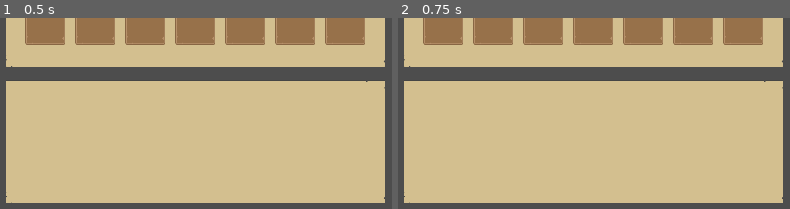
Above: before the commit, frames 1-2 (left to right).
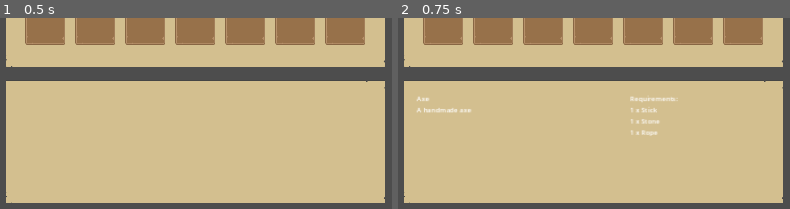
Above: after the commit, the same moments.

Repository: jrenato/survival_game
Game: Godot game, scene res://UI/Bulletins/PlayerMenus/crafting_menu.tscn
Same seed, same stepped clock (60 frames per second), same inputs: the game is played once before the commit and once after it. This scene is started directly instead of the project's main scene.
Inputs (mouse positions are % of the whole screen's width and height, from its top left):
- Up to frame 1 (0.5 s): no input
- Up to frame 2 (0.75 s): click (70, 60) at 0.52 s
The pictures show only the part of the screen within x 0-50%, y 50-100%; the shares and areas given below are measured in that part.

Frame 1 is identical in both runs. In frame 2, 0.7% of the frame differs, in the area x 4-72%, y 40-62%.

Commit message:
Completed crafting

Diff:
--- a/Game/Managers/inventory_manager.gd
+++ b/Game/Managers/inventory_manager.gd
@@ -10,6 +10,7 @@
 	EventSystem.tried_to_pick_item.connect(_on_tried_to_pick_item)
 	EventSystem.inventory_update_requested.connect(_on_inventory_update_requested)
 	EventSystem.switched_two_items.connect(_on_switched_two_items)
+	EventSystem.crafted_item.connect(_on_crafted_item)
 
 
 func _ready() -> void:
@@ -18,6 +19,21 @@
 
 func add_item(item_key: ItemConfig.Keys) -> void:
 	inventory[inventory.find(null)] = item_key
+	update_inventory()
+
+
+func remove_item(item_key: ItemConfig.Keys) -> bool:
+	if not inventory.has(item_key):
+		return false
+
+	inventory[inventory.rfind(item_key)] = null
+
+	update_inventory()
+	return true
+
+
+func update_inventory() -> void:
+	EventSystem.inventory_updated.emit(inventory)
 
 
 func _on_tried_to_pick_item(item_key: ItemConfig.Keys, destroy_pickupable: Callable) -> void:
@@ -29,11 +45,29 @@
 
 
 func _on_inventory_update_requested() -> void:
-	EventSystem.inventory_updated.emit(inventory)
+	update_inventory()
 
 
-func _on_switched_two_items(index_1: int, index_2: int) -> void:
+func _on_switched_two_items(index_1: ItemConfig.Keys, index_2: ItemConfig.Keys) -> void:
 	var item_key_1: int = inventory[index_1]
 	inventory[index_1] = inventory[index_2]
 	inventory[index_2] = item_key_1
 	EventSystem.inventory_updated.emit(inventory)
+
+
+func _on_added_item(item_key: ItemConfig.Keys) -> void:
+	add_item(item_key)
+
+
+func _on_removed_item(item_key: ItemConfig.Keys) -> void:
+	remove_item(item_key)
+
+
+func _on_crafted_item(item_key: ItemConfig.Keys) -> void:
+	var item_blueprint: CraftingBlueprintResource = ItemConfig.get_crafting_blueprint_resource(item_key)
+
+	for cost in item_blueprint.costs:
+		for i in range(cost.amount):
+			remove_item(cost.item_key)
+
+	add_item(item_key)
--- a/Game/event_system.gd
+++ b/Game/event_system.gd
@@ -13,7 +13,10 @@
 signal tried_to_pick_item
 signal inventory_update_requested
 signal inventory_updated(inventory: Array)
-signal switched_two_items(index_1: int, index_2: int)
+signal switched_two_items(index_1: ItemConfig.Keys, index_2: ItemConfig.Keys)
+signal crafted_item(item_key: ItemConfig.Keys)
+signal added_item(item_key: ItemConfig.Keys)
+signal removed_item(item_key: ItemConfig.Keys)
 
 ## Interaction
 signal tried_to_interact
--- a/Resources/CraftingBlueprintResources/crafting_blueprint_resource.gd
+++ b/Resources/CraftingBlueprintResources/crafting_blueprint_resource.gd
@@ -3,3 +3,5 @@
 
 @export var item_key: ItemConfig.Keys = ItemConfig.Keys.AXE
 @export var costs: Array[BlueprintCostData] = []
+@export var needs_multitool: bool = false
+@export var needs_tinderbox: bool = false
--- a/Stages/island.tscn
+++ b/Stages/island.tscn
@@ -65,5 +65,11 @@
 [node name="PickupableStick" parent="." instance=ExtResource("5_3oci4")]
 transform = Transform3D(1, 0, 0, 0, 1, 0, 0, 0, 1, -1.07275, 0, 1.46826)
 
+[node name="PickupableStick2" parent="." instance=ExtResource("5_3oci4")]
+transform = Transform3D(0.657967, 0, -0.753047, 0, 1, 0, 0.753047, 0, 0.657967, -0.0346967, 0, 1.46826)
+
 [node name="PickupablePlant" parent="." instance=ExtResource("6_ijtm2")]
 transform = Transform3D(1, 0, 0, 0, 1, 0, 0, 0, 1, -2, 0, 2)
+
+[node name="PickupablePlant2" parent="." instance=ExtResource("6_ijtm2")]
+transform = Transform3D(0.303551, 0, 0.952815, 0, 1, 0, -0.952815, 0, 0.303551, -3.59263, 0, 0.233616)
--- a/UI/Bulletins/PlayerMenus/crafting_menu.gd
+++ b/UI/Bulletins/PlayerMenus/crafting_menu.gd
@@ -6,9 +6,65 @@
 
 
 func _ready() -> void:
-	for craftable_item_key in ItemConfig.CRAFTABLE_ITEM_KEYS:
+	for item_key in ItemConfig.CRAFTABLE_ITEM_KEYS:
 		var crafting_button: CraftingButton = crafting_button_scene.instantiate()
 		crafting_button_container.add_child(crafting_button)
-		crafting_button.set_item_key(craftable_item_key)
+		crafting_button.set_item_key(item_key)
+		crafting_button.button.mouse_entered.connect(_on_crafting_button_mouse_entered.bind(crafting_button))
+		crafting_button.button.mouse_exited.connect(_on_crafting_button_mouse_exited)
+		crafting_button.button.pressed.connect(_on_crafting_button_pressed.bind(crafting_button))
 
 	super()
+
+
+func update_inventory(inventory: Array) -> void:
+	super(inventory)
+
+	for crafting_button in crafting_button_container.get_children():
+		var costs: Array[BlueprintCostData] = ItemConfig.get_crafting_blueprint_resource(crafting_button.item_key).costs
+		var disable_button: bool = false
+
+		for cost in costs:
+			if inventory.count(cost.item_key) < cost.amount:
+				disable_button = true
+				break
+
+		crafting_button.button.disabled = disable_button
+
+
+func _on_crafting_button_mouse_entered(crafting_button: CraftingButton) -> void:
+	if Input.is_mouse_button_pressed(MOUSE_BUTTON_LEFT):
+		return
+
+	if not crafting_button.button.disabled:
+		Input.set_custom_mouse_cursor(CursorLibrary.get_cursor(CursorLibrary.CURSOR_TYPE.INTERACT))
+	else:
+		Input.set_custom_mouse_cursor(CursorLibrary.get_cursor(CursorLibrary.CURSOR_TYPE.FORBIDDEN))
+
+	var item_key: ItemConfig.Keys = crafting_button.item_key
+
+	var item_resource: ItemResource = ItemConfig.get_item_resource(item_key)
+	item_description_label.text = "%s\n%s" % [item_resource.display_name, item_resource.description]
+	item_extra_info_label.text = "Requirements:"
+
+	var crafting_blueprint: CraftingBlueprintResource = ItemConfig.get_crafting_blueprint_resource(item_key)
+
+	if crafting_blueprint.needs_multitool:
+		item_extra_info_label.text += "\nMultitool"
+
+	if crafting_blueprint.needs_tinderbox:
+		item_extra_info_label.text += "\nTinderbox"
+
+	for cost in crafting_blueprint.costs:
+		var cost_item: ItemResource = ItemConfig.get_item_resource(cost.item_key)
+		item_extra_info_label.text += "\n%s x %s" % [cost.amount, cost_item.display_name]
+
+
+func _on_crafting_button_mouse_exited() -> void:
+	Input.set_custom_mouse_cursor(CursorLibrary.get_cursor(CursorLibrary.CURSOR_TYPE.ARROW_NONE))
+	item_description_label.text = ""
+	item_extra_info_label.text = ""
+
+
+func _on_crafting_button_pressed(crafting_button: CraftingButton):
+	EventSystem.crafted_item.emit(crafting_button.item_key)
--- a/UI/Bulletins/PlayerMenus/player_menu_base.gd
+++ b/UI/Bulletins/PlayerMenus/player_menu_base.gd
@@ -3,6 +3,7 @@
 
 @onready var inventory_container: GridContainer = %InventoryGridContainer
 @onready var item_description_label: Label = %ItemDescriptionLabel
+@onready var item_extra_info_label: Label = %ItemExtraInfoLabel
 
 
 func _enter_tree() -> void:
@@ -26,21 +27,22 @@
 	EventSystem.enabled_player.emit()
 
 
+func update_inventory(inventory: Array) -> void:
+	for i in inventory.size():
+		inventory_container.get_child(i).set_item_key(inventory[i])
+
+
 func _on_inventory_updated(inventory: Array) -> void:
-	for i in inventory.size():
-		var inventory_slot: InventorySlot = inventory_container.get_child(i) as InventorySlot
-		if inventory_slot:
-			inventory_slot.set_item_key(inventory[i])
+	update_inventory(inventory)
 
 
 func _on_inventory_slot_mouse_entered(inventory_slot: InventorySlot) -> void:
-	if inventory_slot.item_key == null:
+	if Input.is_mouse_button_pressed(MOUSE_BUTTON_LEFT) or inventory_slot.item_key == null:
 		return
 
 	Input.set_custom_mouse_cursor(CursorLibrary.get_cursor(CursorLibrary.CURSOR_TYPE.PICKUP))
 	var item_resource: ItemResource = ItemConfig.get_item_resource(inventory_slot.item_key)
-	if not Input.is_mouse_button_pressed(MOUSE_BUTTON_LEFT):
-		item_description_label.text = "%s\n%s" % [item_resource.display_name, item_resource.description]
+	item_description_label.text = "%s\n%s" % [item_resource.display_name, item_resource.description]
 
 
 func _on_inventory_slot_mouse_exited() -> void:
--- a/UI/Bulletins/PlayerMenus/player_menu_base.tscn
+++ b/UI/Bulletins/PlayerMenus/player_menu_base.tscn
@@ -202,6 +202,7 @@
 autowrap_mode = 2
 
 [node name="ItemExtraInfoLabel" type="Label" parent="MarginContainer/HBoxContainer/VSplitContainer/DescriptionNinePatchRect2/MarginContainer/HBoxContainer"]
+unique_name_in_owner = true
 custom_minimum_size = Vector2(336, 0)
 layout_mode = 2
 size_flags_horizontal = 3
--- a/UI/CustomNodes/crafting_button.gd
+++ b/UI/CustomNodes/crafting_button.gd
@@ -1,8 +1,9 @@
 class_name CraftingButton extends TextureRect
 
+var item_key: Variant
+
 @onready var icon_texture: TextureRect = %IconTextureRect
-
-var item_key: Variant
+@onready var button: Button = %Button
 
 
 func set_item_key(_item_key: Variant) -> void:
--- a/UI/CustomNodes/crafting_button.tscn
+++ b/UI/CustomNodes/crafting_button.tscn
@@ -56,6 +56,7 @@
 expand_mode = 1
 
 [node name="Button" type="Button" parent="."]
+unique_name_in_owner = true
 layout_mode = 1
 anchors_preset = 15
 anchor_right = 1.0
